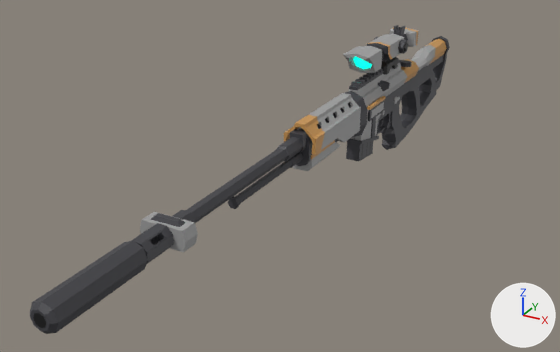
Two versions of the FBX model Objective-D/Resources/Models/weapon/dmr.fbx, one commit apart.
Before and after are seen from a camera (50 mm lens) standing at (0.726, -1.96, 0.743) and looking at (-0.045, -0.56, 0.042). The axes (+X, +Y, +Z) are drawn at lower right. The lights are the same throughout. The picture after the commit comes second. Where no turn or scale is listed for an object, it has been applied to the vertices.

Names of what the first picture shows: 'SM_Wep_Attachment_Scope_02', 'SM_Wep_Attachment_Silencer_02', 'SM_Wep_Sniper_01' and 2 more.
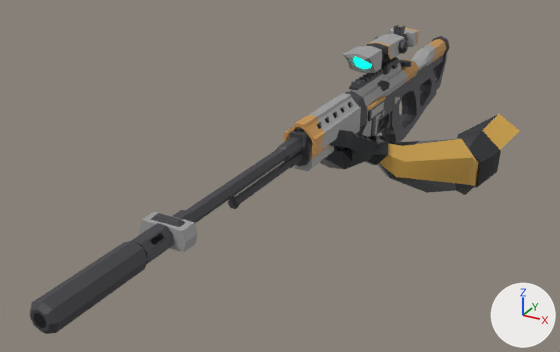
What differs and where, as boxes (x1, y1, x2, y2) in the pictures (560 x 352 px):
'Character_Medical_Male_01_1', added
    after: (320, 114, 520, 195)

What changed in the scene script:
```text
Add mat_polygonscifi_01_a:
    mat_polygonscifi_01_a = bpy.data.materials.new('PolygonScifi_01_A')
    # uses the picture img_polygonscifi_01_a_png
    # uses the picture img_polygonscifi_emissive_01_png
    # uses the picture img_polygonscificity_texture_normal_png
Add me_mesh:
    me_mesh.from_pydata(...)  # 137 vertices, 265 faces; spans x -0.025..0.38, y -0.282..0.345, z 1.1..1.385
    me_mesh.materials.append(mat_polygonscifi_01_a)
Add ob_character_medical_male_01_1:
    ob_character_medical_male_01_1 = bpy.data.objects.new('Character_Medical_Male_01_1', me_mesh)
    ob_character_medical_male_01_1.location = (-0.051, -0.178, -1.239)
```
